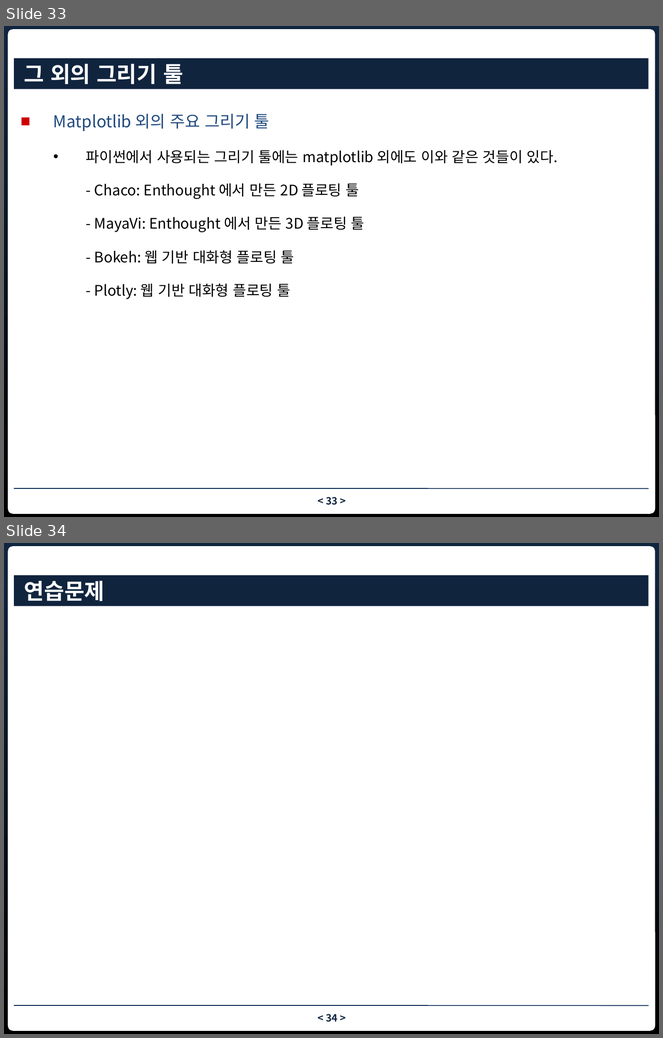
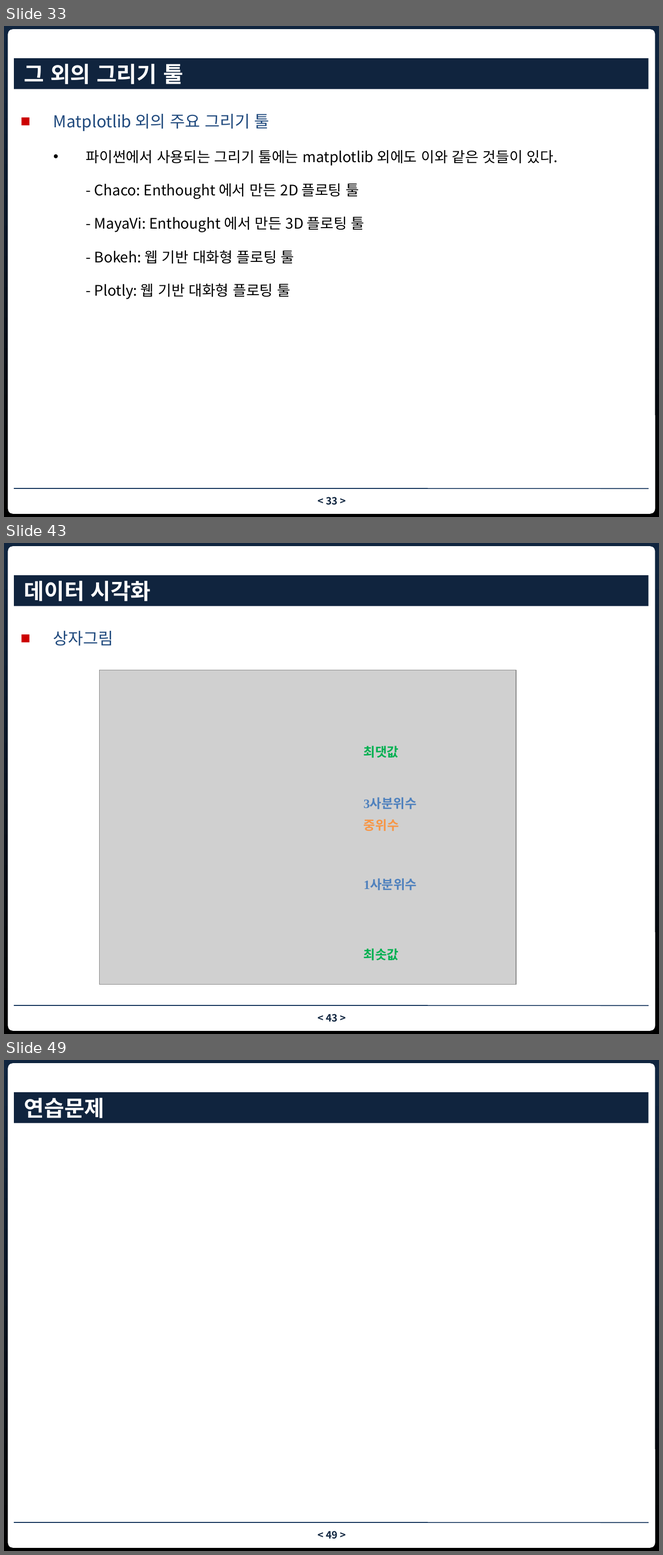
Before and after one commit to nhkim55/bigdata_fintech_python, a slide deck: ch6 matplotlib.pptx. Shown one above the other, each under a label of ours: slides 33 and 34 before the commit, slides 33, 43 and 49 after it; the slides between them are not shown. The pictures are 663x1038 and 663x1555 pixels, drawn with LibreOffice and Linux fonts; fonts in the diff are those of the drawing; grey boxes stand for pictures; background and template pictures are left out. Boxes give left, top, right and bottom in pixels: in the first picture for what was removed or moved away, otherwise in the second. Text is boxed around its words. In the diff, an @@ line names an element or a change of style, - is before the commit and + after.

```diff
--- a/ch6 matplotlib.pptx
+++ b/ch6 matplotlib.pptx
@@ slide 43 added at box(4, 543, 659, 1034), background gradient #10253F to #000000; not listed: 3 template elements that a slide beside it also shows @@
@@ title added at box(14, 575, 649, 606), fill #0F243E, 24 pt, text #FFFFFF, bold @@
+데이터 시각화
@@ text added at box(53, 631, 114, 646), 18 pt, text #1F497D @@
+■ 상자그림
@@ picture added at box(100, 670, 516, 984) @@
@@ text added at box(364, 746, 399, 758), 14 pt, text #00B050, bold @@
+최댓값
@@ text added at box(364, 798, 417, 809), 14 pt, text #4F81BD, bold @@
+3사분위수
@@ text added at box(364, 819, 399, 831), 14 pt, text #F79646, bold @@
+중위수
@@ text added at box(364, 879, 417, 890), 14 pt, text #4F81BD, bold @@
+1사분위수
@@ text added at box(364, 949, 399, 961), 14 pt, text #00B050, bold @@
+최솟값
@@ what was slide 34 is now slide 49 @@
@@ page number at box(326, 1531, 338, 1539): text changed @@
-< 34 >
+< 49 >
```
Also in this commit, not shown: 3 slides changed, 15 other slides added.
